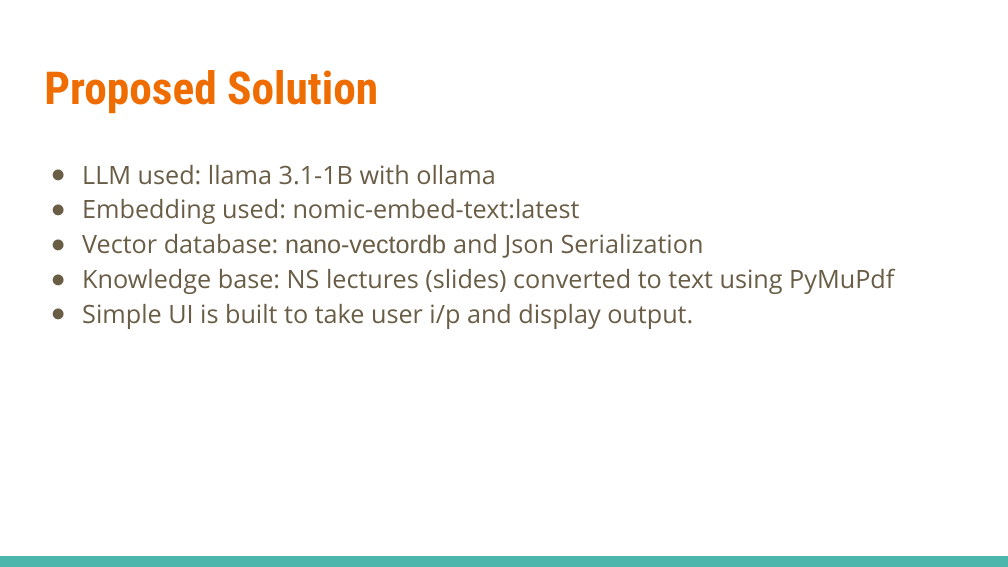
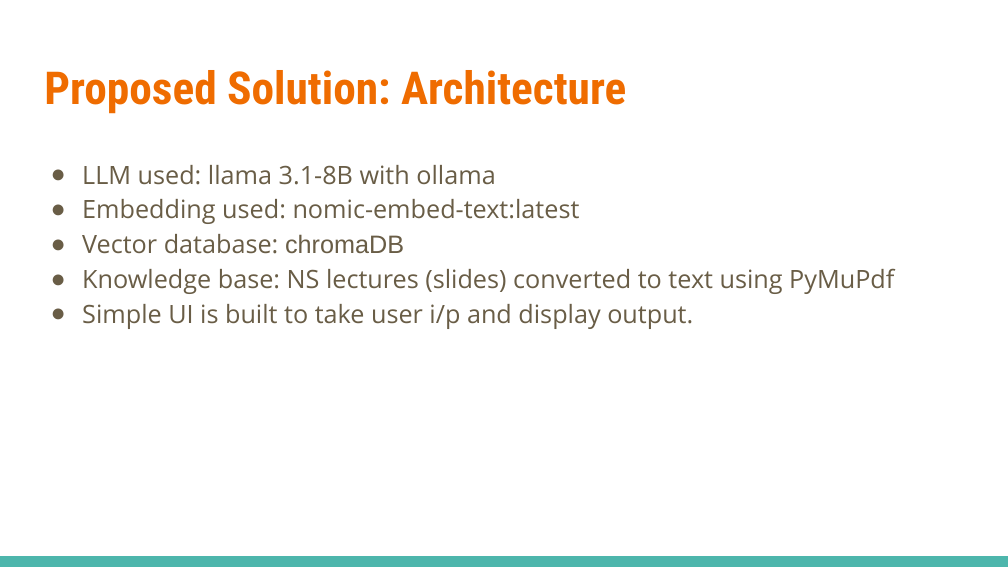
Before and after one commit to tvnikhil/QuizBot, a slide deck: slide 3 of Grp2_presentation.pptx. Drawn at 1008x567 pixels with LibreOffice and Linux fonts; fonts in the diff are those of the drawing. Boxes give left, top, right and bottom in pixels: in the first picture for what was removed or moved away, otherwise in the second. Text is boxed around its words. In the diff, an @@ line names an element or a change of style, - is before the commit and + after.

Commit message:
updated presentation

```diff
--- a/Grp2_presentation.pptx
+++ b/Grp2_presentation.pptx
@@ title at (44,70,626,114): text changed @@
-Proposed Solution
+Proposed Solution: Architecture
@@ text at (82,165,495,185): text changed @@
-● LLM used: llama 3.1-1B with ollama
+● LLM used: llama 3.1-8B with ollama
@@ text at (82,234,404,254): text changed @@
-● Vector database: nano-vectordb and Json Serialization
+● Vector database: chromaDB
```
Also in this commit, not shown: 1 slide added, 8 slides removed, 7 other files.
